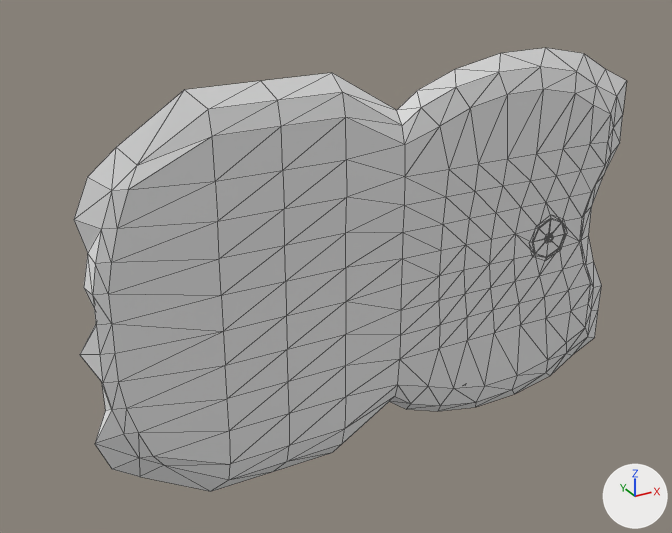
One commit to the OBJ model assets/models/level/sand/model.obj: the scene before it, then after it.
One viewpoint serves both versions: a 50 mm camera at (-257.0, -284.0, 146.0) aimed at (-99.0, 3.0, 3.0). The lights are fixed; the arrows at lower right show +X, +Y and +Z. The picture after the commit comes second. Mesh edges are drawn as thin lines. Where no turn or scale is listed for an object, it has been applied to the vertices.

Objects in the first picture: 'sandMesh'.
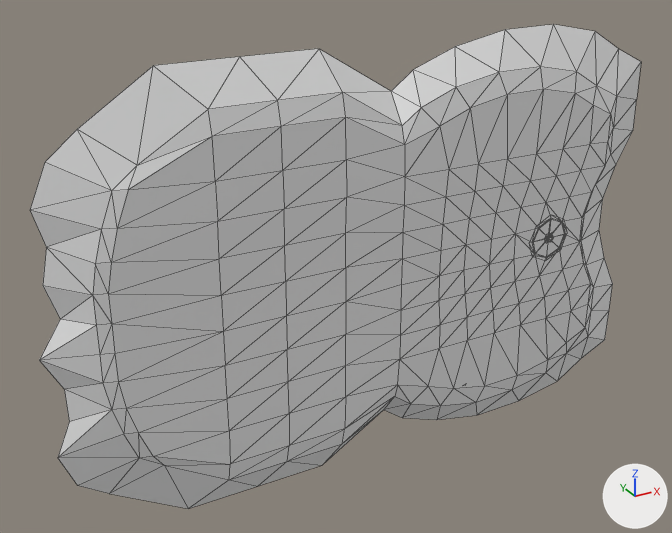
The change, as a list of edits to the scene's bpy script:
```text
Change me_sandmesh:
    used by ob_sandmesh; location = (0.0, 0.0, 0.0)
    remove me_sandmesh.from_pydata(...)  # 255 vertices, 443 faces; spans x -200.0..38.0, y -19.0..-1.0, z -79.0..79.0
    add me_sandmesh.from_pydata(...)  # 255 vertices, 443 faces; spans x -213.0..49.0, y -19.0..3.0, z -86.0..86.0
    me_sandmesh part 1: all 42 vertices in x -200.0..38.0, y -3.0..-1.0, z -79.0..79.0 are scaled about their middle by 1.1, then moved by (-1.0, 4.0, 0.0)
```

Boxes [x1, y1, x2, y2] around the edits, measured in the pictures (672 x 533 px):
'sandMesh', reshaped (10% wider, 9% taller)
    before: [74, 48, 627, 492]
    after: [30, 24, 641, 509]
